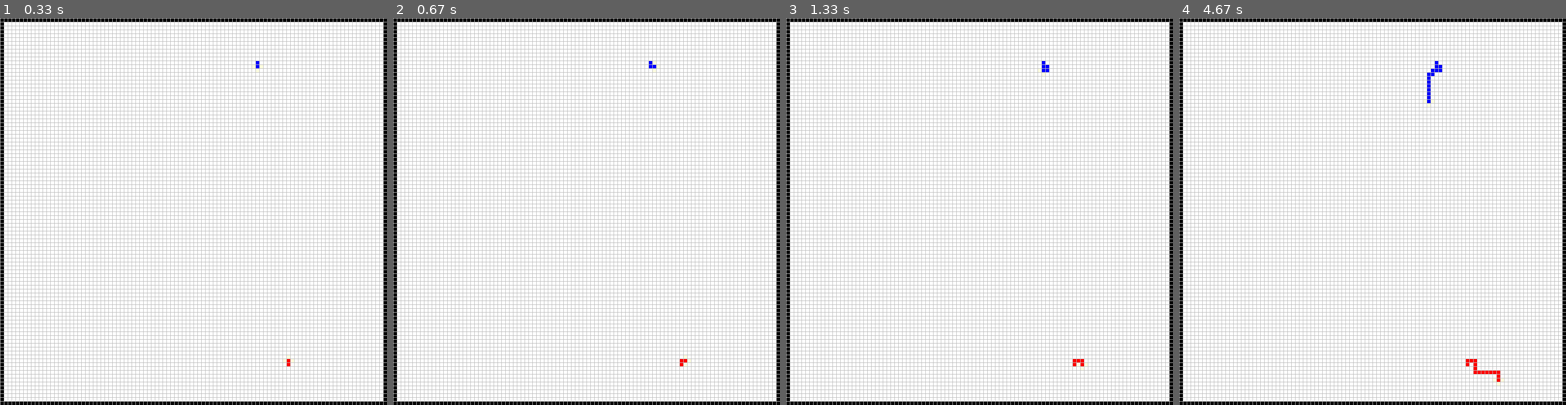
Above: before the commit, frames 1-4 (left to right).
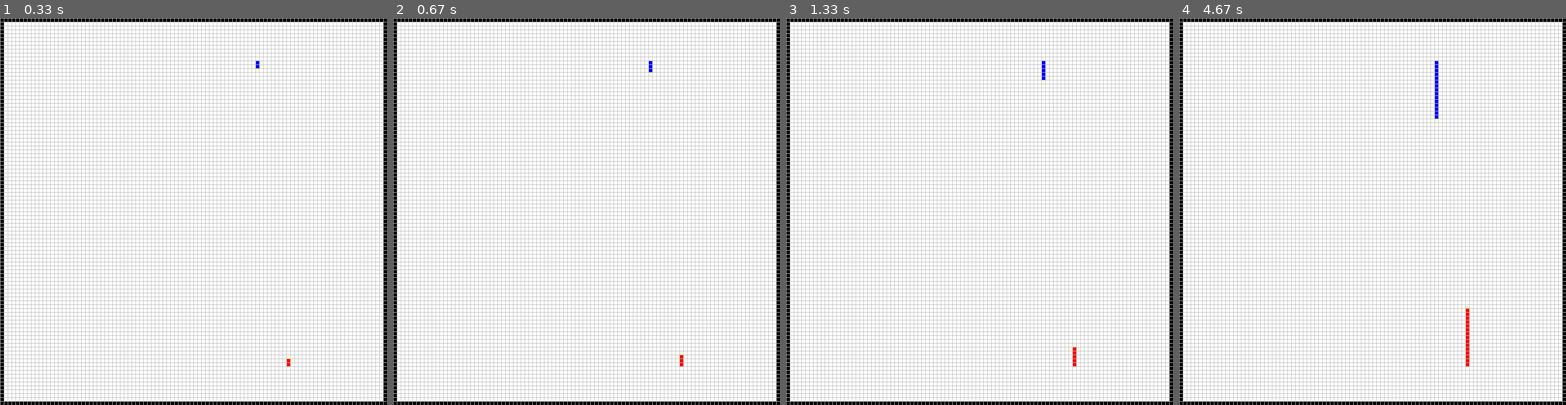
Above: after the commit, the same moments.

Repository: skulumani/tron
Game: pygame game, started from interface.py
Same seed, same stepped clock (60 frames per second), same inputs: the game is played once before the commit and once after it.
Inputs:
- Up to frame 1 (0.33 s): no input
- Up to frame 2 (0.67 s): hold P from 0.33 s (still down); hold Right from 0.33 s (still down)
- Up to frame 3 (1.33 s): release P at 0.8 s; release Right at 0.8 s
- Up to frame 4 (4.67 s): no input

Frame 1 is identical in both runs. In frame 2, less than 0.1% of the frame differs, in the area x 65-77%, y 11-90%; in frame 3, 0.2%; in frame 4, 0.5%, in the area x 63-84%, y 12-95%.

Commit message:
Try and debug and clean up

Diff:
--- a/dumb_agent.py
+++ b/dumb_agent.py
@@ -16,8 +16,8 @@
         move (int): Integer move command from tron.Turn
     """
 
-    # move = get_forward_command()
-    move = get_stochastic_command()
+    move = get_forward_command()
+    # move = get_stochastic_command()
     return move
 
 def get_forward_command():
@@ -28,9 +28,9 @@
 def get_stochastic_command():
     """Go forward mostly but sometimes turn"""
     rand = np.random.rand()
-    if rand < 0.2:
+    if rand < 0.1:
         move = tron.Turn.LEFT_90
-    elif rand > 0.8:
+    elif rand > 0.9:
         move = tron.Turn.RIGHT_90
     else:
         move = tron.Turn.STRAIGHT
--- a/interface.py
+++ b/interface.py
@@ -153,8 +153,9 @@
                     # reset game
                     self._reset()
                 elif event.key in (pygame.K_p,):
-                    # print complete game state
-                    pass
+                    # print states of each player
+                    print(self.game.players[0].states)
+
 
         # first action is human - rest are AI
         # TODO - generalize to allow user functional input for agent
Not shown, changed: README.md
